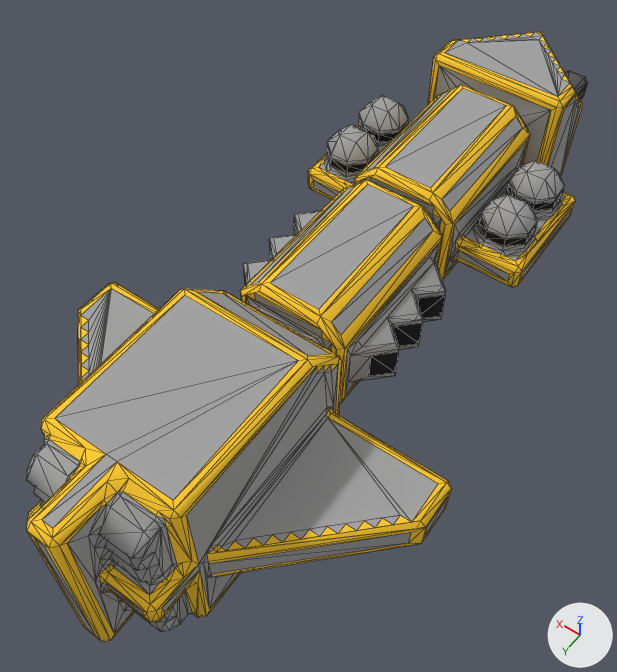
Renders of the OBJ model src/jsMain/resources/meshes/mechyrdia-3-karolina-class.obj from each side of a commit.
Rendered twice from a camera (50 mm lens) standing at (-28.0, 48.1, 70.0) and looking at (1.3, 7.1, 5.5). The axes (+X, +Y, +Z) are drawn at lower right. The lights are the same throughout. Mesh edges are drawn as thin lines. Where no turn or scale is listed for an object, it has been applied to the vertices.

Objects in the first picture: 'mechyrdia-3-karolina-class'.
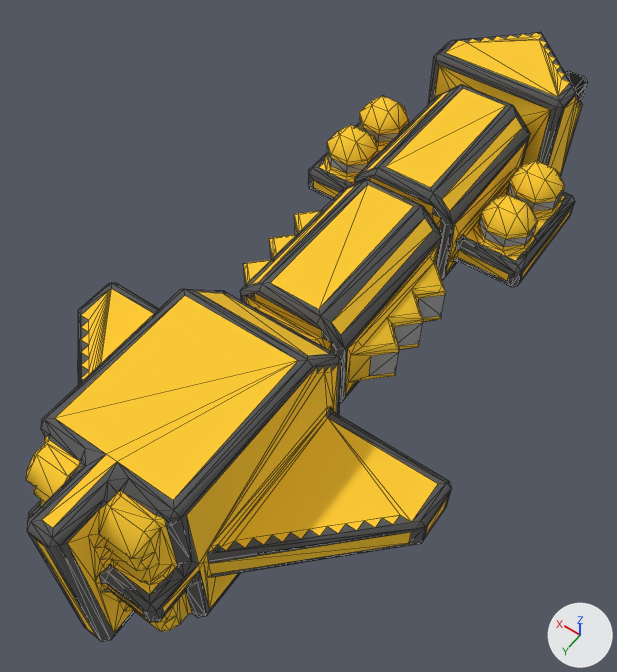
The change, as a diff of the scene's bpy script:
```diff
--- a/src/jsMain/resources/meshes/mechyrdia-3-karolina-class.obj.py
+++ b/src/jsMain/resources/meshes/mechyrdia-3-karolina-class.obj.py
@@ me_mechyrdia_3_karolina_class @@
 # used by ob_mechyrdia_3_karolina_class; location = (0.0, 0.0, 0.0)
-me_mechyrdia_3_karolina_class.from_pydata(...)  # 1916 vertices, 3496 faces; spans x -18.5..18.5, y -39.0..39.0, z 0.0..19.0
+me_mechyrdia_3_karolina_class.from_pydata(...)  # 1913 vertices, 3493 faces; spans x -18.5..18.5, y -39.0..39.0, z 0.0..19.0
+# me_mechyrdia_3_karolina_class part 1: 2 vertices moved from x 8.0, y -19.0..-13.0, z 13.5 to x 7.5, y -19.5..-13.5, z 12.5; 7 vertices removed from x -4.5..10.0, y -36.3..-10.0, z 3.7..15.2; 10 vertices added at x -4.7..11.0, y -36.5..-10.0, z 2.0..14.5
+# me_mechyrdia_3_karolina_class part 2: 1 vertex moved from x -7.5, y -19.5, z 12.5 to x -7.0, y -19.0, z 12.5; 4 vertices removed from x -11.0..-8.0, y -16.0..4.0, z 7.5..13.5; 3 vertices added at x -11.0..-8.0, y -13.5..0.0, z 7.5..13.5
+# me_mechyrdia_3_karolina_class part 3: 1 vertex moved from x -15.5, y 22.5, z 6.5 to x -11.5, y 26.5, z 6.5; 4 vertices removed from x -2.0..2.0, y 35.0..35.5, z 1.5..17.0
+# me_mechyrdia_3_karolina_class part 4: 1 vertex moved from x 7.0, y 9.0, z 11.5 to x 8.0, y 8.0, z 11.5; 2 vertices removed from x 7.0, y 1.0..5.0, z 11.5; 1 vertex added at x 7.0, y 4.5, z 12.0
+# me_mechyrdia_3_karolina_class part 5: 1 vertex removed from x 17.0, y 21.0, z 9.5; 1 vertex added at x 14.5, y 23.5, z 9.5
+# me_mechyrdia_3_karolina_class part 6: 3040 kept faces spanning x -18.5..18.5, y -39.0..39.0, z 0.0..19.0 get new texture (UV) coordinates
 me_mechyrdia_3_karolina_class.materials.append(mat_mechyrdia_3_karolina_class)
```

Where the change shows, as pixel boxes [x1, y1, x2, y2] in the pictures (617 x 672 px; the box of a moved part takes in the faces that stretch with it):
part 1 of me_mechyrdia_3_karolina_class, moved or reshaped
    before: [328, 103, 408, 153]
    after: [348, 103, 408, 162]
part 2 of me_mechyrdia_3_karolina_class, moved or reshaped
    before: [388, 180, 556, 349]
    after: [424, 203, 537, 322]
part 3 of me_mechyrdia_3_karolina_class, cut back
    before: [88, 504, 110, 536]
part 4 of me_mechyrdia_3_karolina_class, moved or reshaped
    before: [243, 216, 301, 284]
    after: [243, 238, 277, 284]
part 5 of me_mechyrdia_3_karolina_class, moved or reshaped
    before: [78, 310, 81, 385]
    after: [78, 335, 80, 385]
part 6 of me_mechyrdia_3_karolina_class, surface changed
    both: [26, 32, 588, 642]
